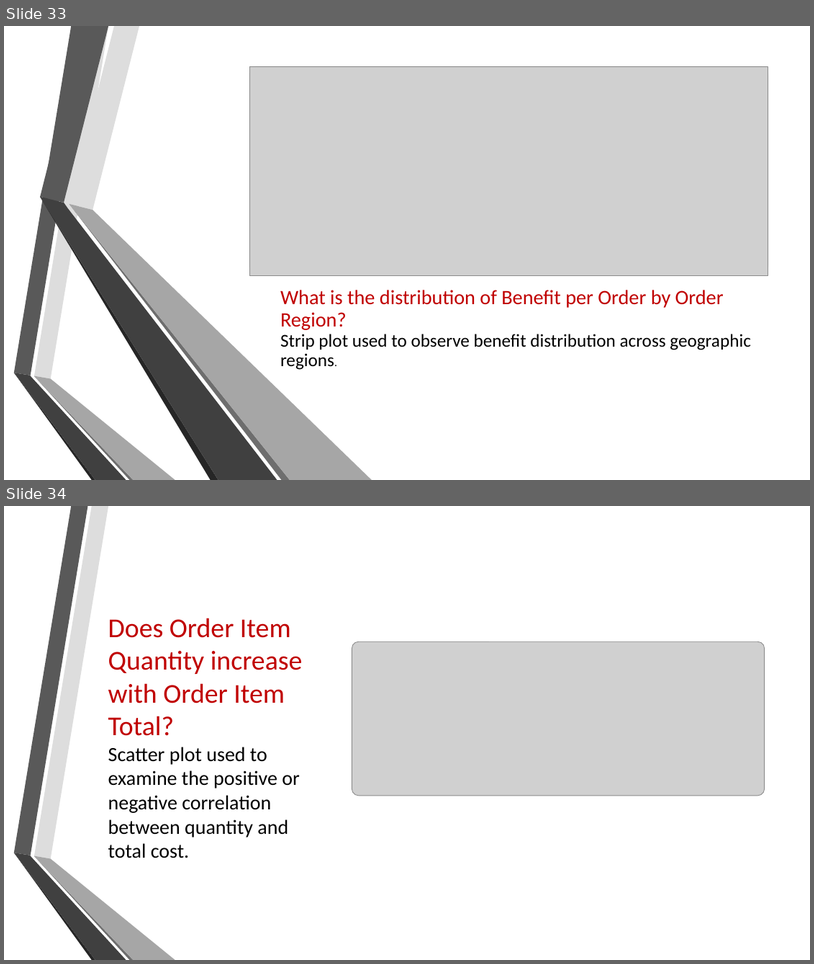
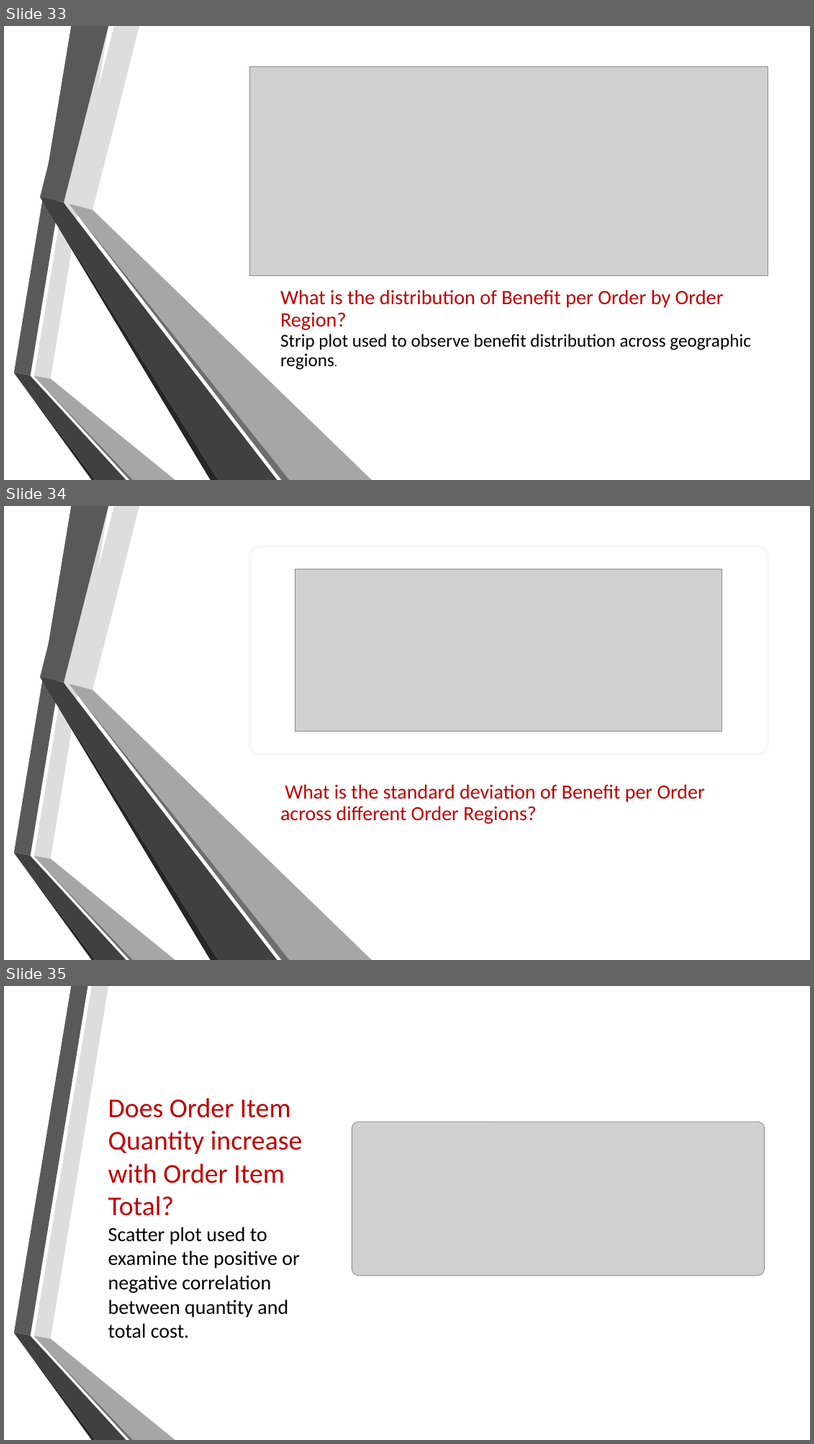
Before and after one commit to mariam530/supply-chain-project, a slide deck: New Microsoft PowerPoint Presentation.pptx. Shown one above the other, each under a label of ours: slides 33 and 34 before the commit, slides 33, 34 and 35 after it. The pictures are 814x964 and 814x1444 pixels, drawn with LibreOffice and Linux fonts; fonts in the diff are those of the drawing; grey boxes stand for pictures; background and template pictures are left out. Boxes give left, top, right and bottom in pixels: in the first picture for what was removed or moved away, otherwise in the second. Text is boxed around its words. In the diff, an @@ line names an element or a change of style, - is before the commit and + after.

```diff
--- a/New Microsoft PowerPoint Presentation.pptx
+++ b/New Microsoft PowerPoint Presentation.pptx
@@ slide 34 added at [4,506,810,960], background picture (left out); not listed: 6 template elements that a slide beside it also shows @@
@@ rounded rectangle added at [250,546,769,754], fill #FFFFFF, outline #BABABA 3 pt @@
@@ picture added at [296,569,723,731] @@
@@ group added at [40,506,373,960]: 6 freeform shapes @@
@@ title added at [280,784,705,824], 24 pt, text #C00000 @@
+What is the standard deviation of Benefit per Order across different Order Regions?
@@ what was slide 34 is now slide 35 @@
```
Also in this commit, not shown: 1 slide changed, 1 other file.
